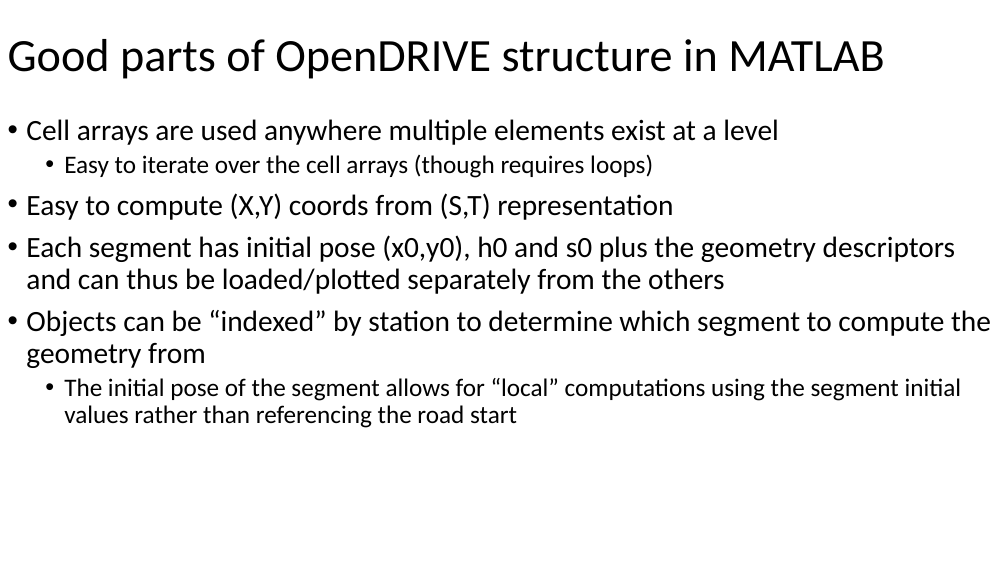
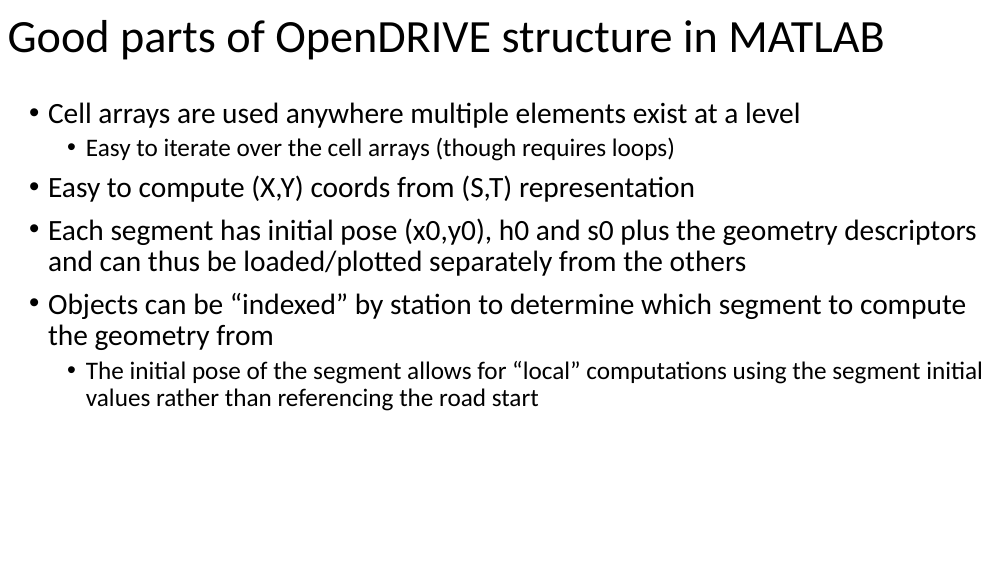
Before and after one commit to ivsg-psu/PathPlanning_MapTools_ParseXODR, a slide deck: slide 5 of Documents/OpenDRIVE-MATLAB.pptx. Drawn at 1008x567 pixels with LibreOffice and Linux fonts; fonts in the diff are those of the drawing. Boxes give left, top, right and bottom in pixels: in the first picture for what was removed or moved away, otherwise in the second. Text is boxed around its words. In the diff, an @@ line names an element or a change of style, - is before the commit and + after.

Commit message:
DOC: added more documentation for the overall library of functions related to conversion, plotting, and handling of OpenDRIVE data structures in MATLAB

```diff
--- a/Documents/OpenDRIVE-MATLAB.pptx
+++ b/Documents/OpenDRIVE-MATLAB.pptx
@@ title "Good parts of OpenDRIVE structure ...": place and size @@
-title "Good parts of OpenDRIVE structure ..." at [8, 39, 884, 79]
+title "Good parts of OpenDRIVE structure ..." at [8, 20, 884, 60]
@@ text "Cell arrays are used anywhere ..." rewrapped from [26, 119, 991, 428] to [48, 102, 983, 411] @@
```
Also in this commit, not shown: 10 other slides changed, 10 slides added, 3 slides removed, 3 other files.
